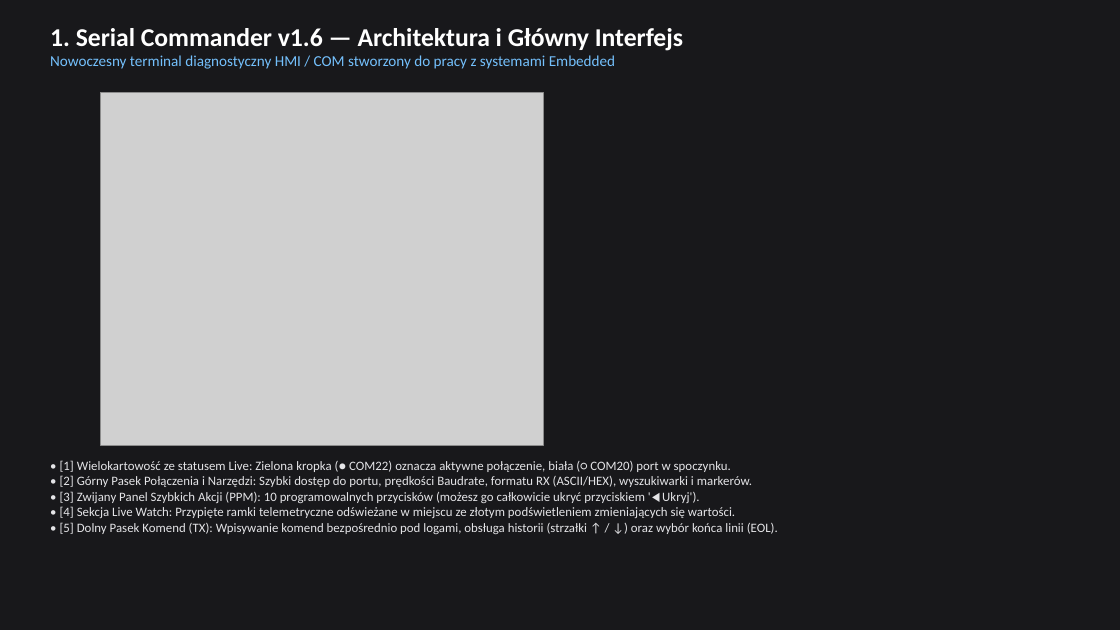
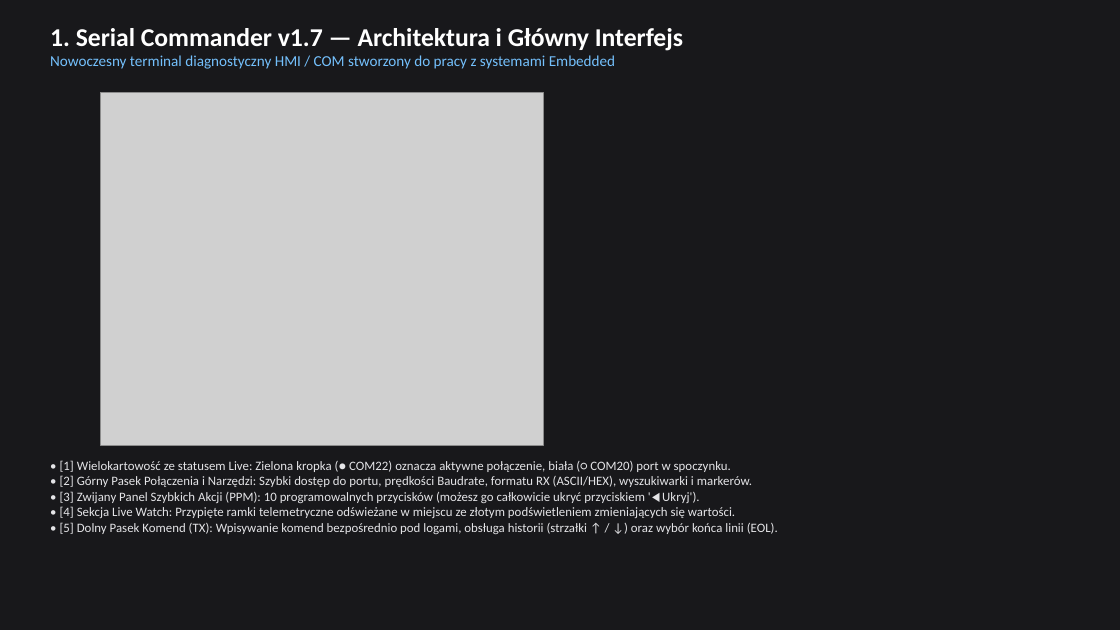
Before and after one commit to hymix/serial_commander, a slide deck: slide 1 of build_docs/Serial_Commander_Prezentacja.pptx. Drawn at 1120x630 pixels with LibreOffice and Linux fonts; fonts in the diff are those of the drawing; grey boxes stand for pictures. Boxes give left, top, right and bottom in pixels: in the first picture for what was removed or moved away, otherwise in the second. Text is boxed around its words. In the diff, an @@ line names an element or a change of style, - is before the commit and + after.

```diff
--- a/build_docs/Serial_Commander_Prezentacja.pptx
+++ b/build_docs/Serial_Commander_Prezentacja.pptx
@@ text at (50,28,683,51): text changed @@
-1. Serial Commander v1.6 — Architektura i Główny Interfejs
+1. Serial Commander v1.7 — Architektura i Główny Interfejs
```
Also in this commit, not shown: 1 other slide changed, 1 slide added, 7 other files.
